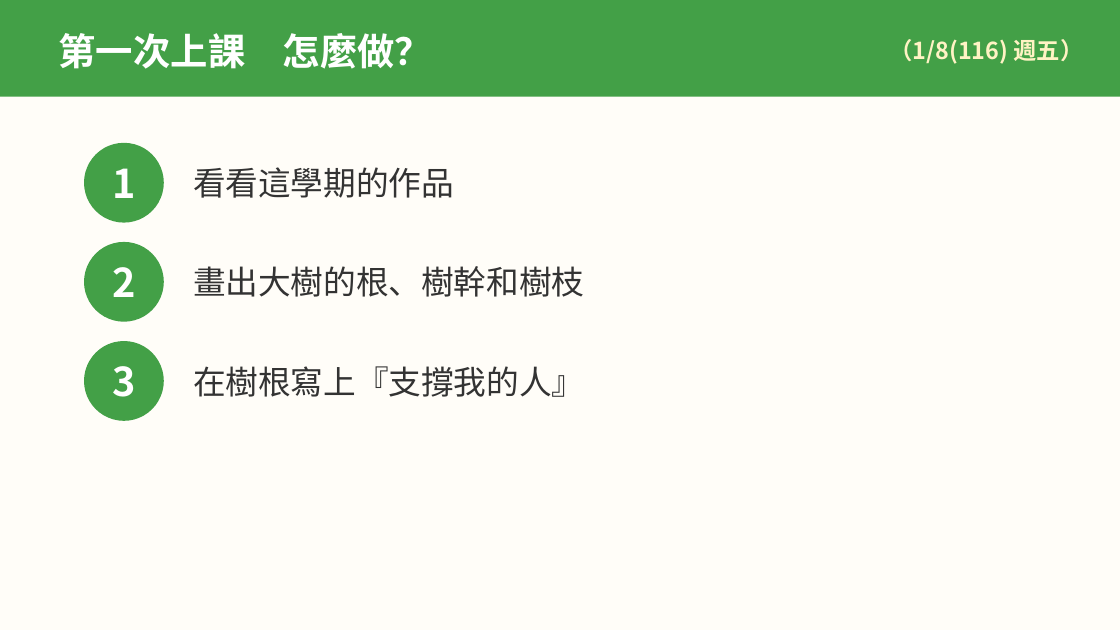
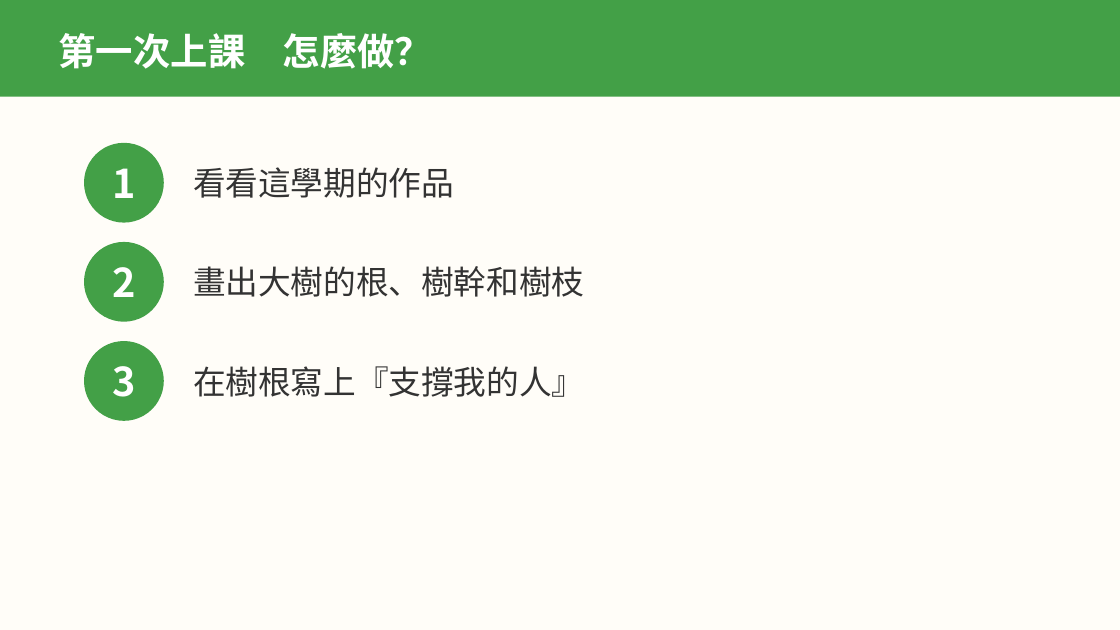
Before and after one commit to serina168/mandala-beginner, a slide deck: slide 4 of 上課簡報_作品8_我的生命樹.pptx. Drawn at 1120x630 pixels with LibreOffice and Linux fonts; fonts in the diff are those of the drawing. Boxes give left, top, right and bottom in pixels: in the first picture for what was removed or moved away, otherwise in the second. Text is boxed around its words. In the diff, an @@ line names an element or a change of style, - is before the commit and + after.

```diff
--- a/上課簡報_作品8_我的生命樹.pptx
+++ b/上課簡報_作品8_我的生命樹.pptx
@@ text removed at [889, 39, 1084, 64] @@
-（1/8(116) 週五）
```
Also in this commit, not shown: 2 other slides changed, 12 other files.
